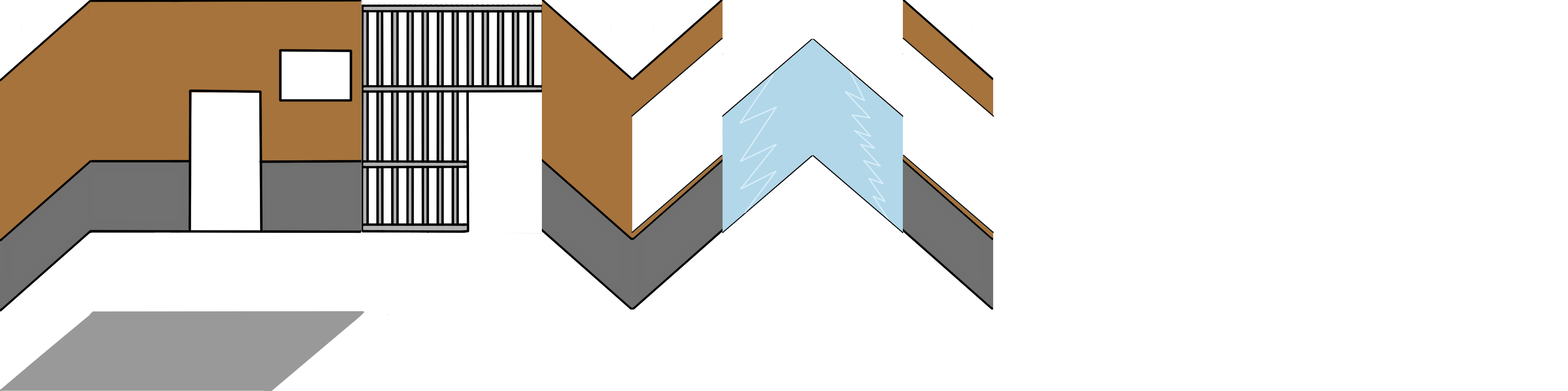
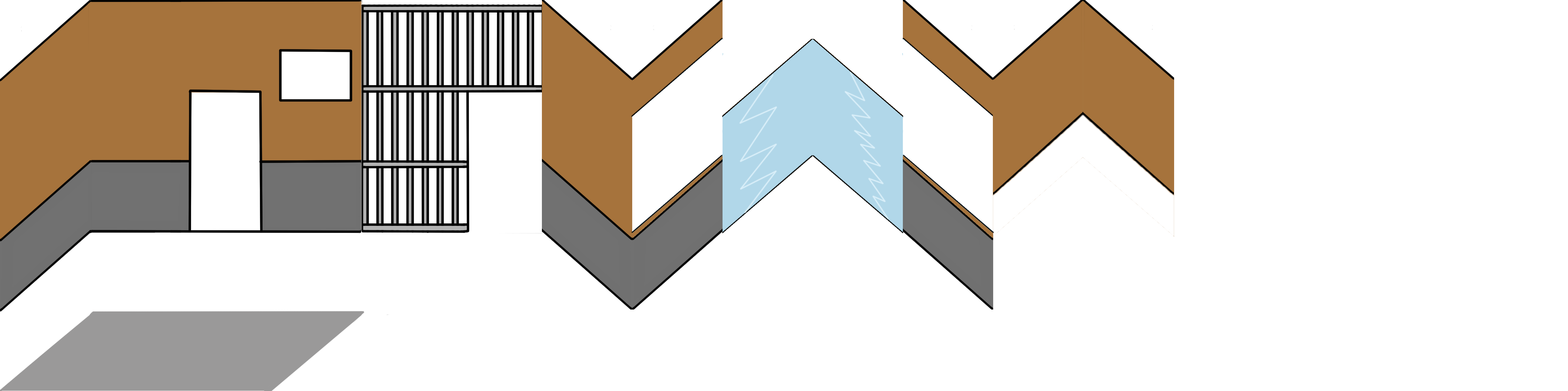
Before/after of a 1568 × 391 layered artwork. What changed in the layer stack:
painted on "Capa 4" over [992, 0, 1175, 237]
